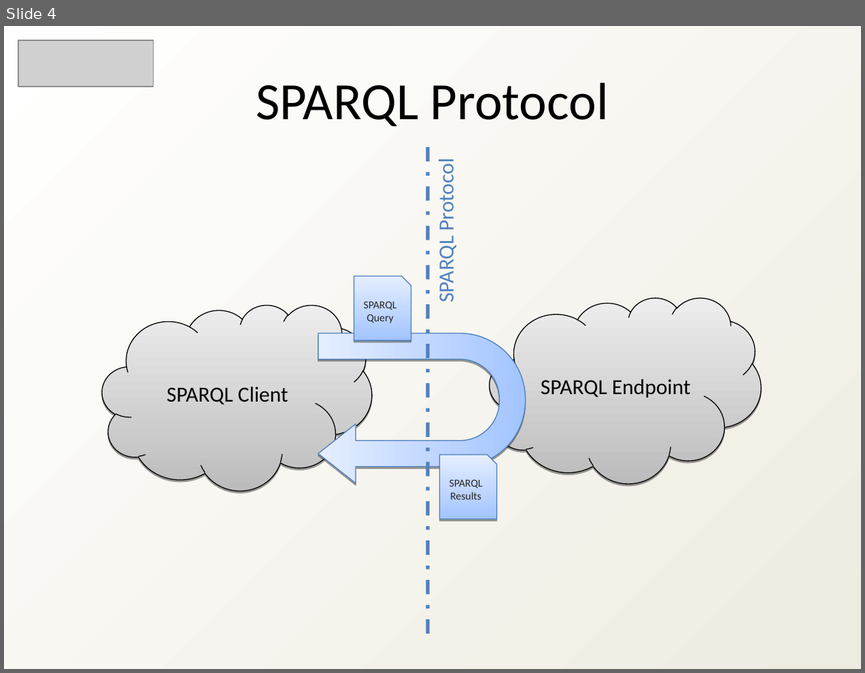
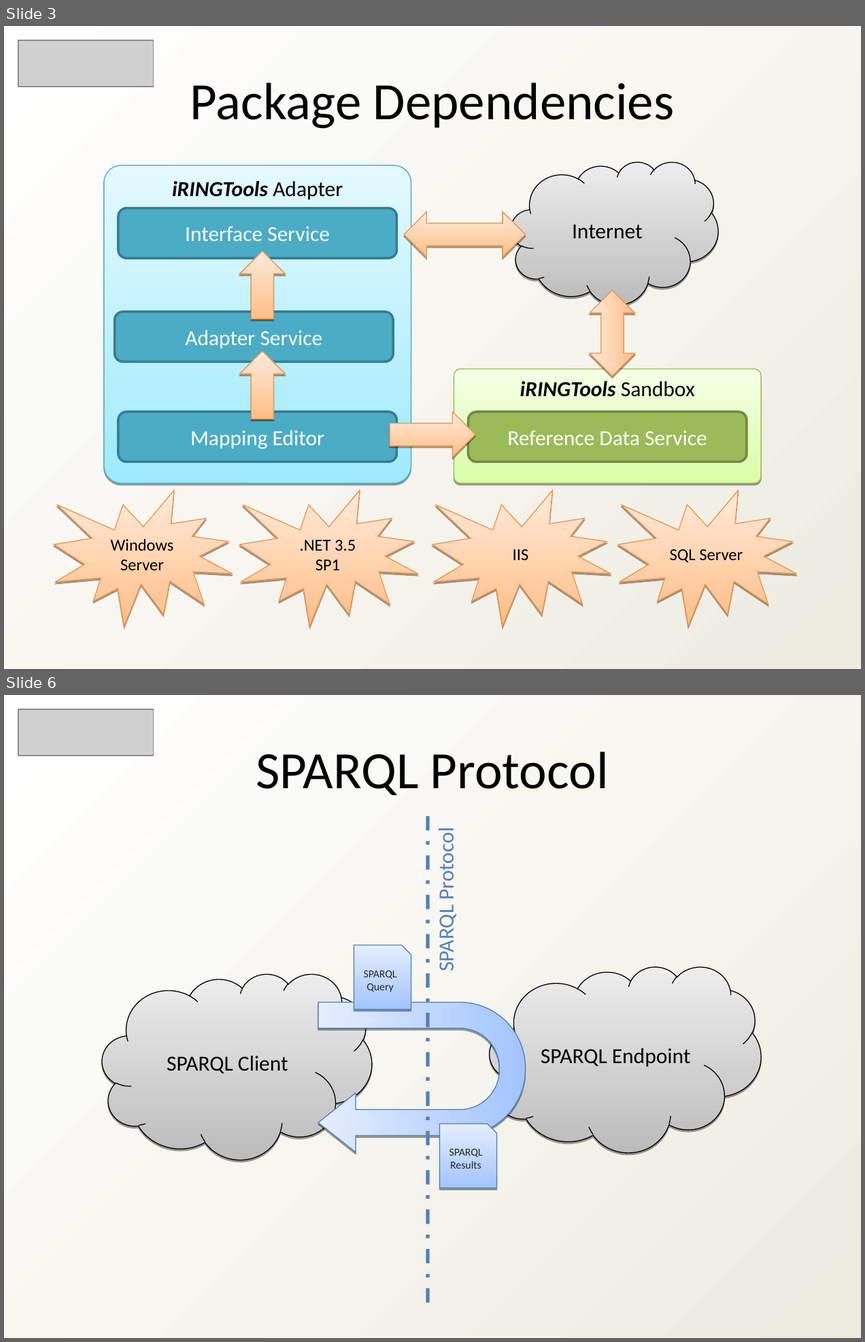
Before and after one commit to heyena/iring-tools, a slide deck: trunk/Documentation/iRINGTools_SDK_Overview_v1_2_1.ppt. Shown one above the other, each under a label of ours: slide 4 before the commit, slides 3 and 6 after it; the slides between them are not shown. The pictures are 865x673 and 865x1342 pixels, drawn with LibreOffice and Linux fonts; fonts in the diff are those of the drawing; grey boxes stand for pictures. Boxes give left, top, right and bottom in pixels: in the first picture for what was removed or moved away, otherwise in the second. Text is boxed around its words. In the diff, an @@ line names an element or a change of style, - is before the commit and + after.

```diff
--- a/trunk/Documentation/iRINGTools_SDK_Overview_v1_2_1.ppt
+++ b/trunk/Documentation/iRINGTools_SDK_Overview_v1_2_1.ppt
@@ slide 3 added at [4, 26, 861, 669], background gradient #FFFFFF to #EEECE1 @@
@@ picture added at [18, 40, 154, 87] @@
@@ text added at [190, 82, 674, 129], 44 pt, text #000000 @@
+Package Dependencies
@@ freeform shape added at [511, 161, 719, 305], fill gradient #BCBCBC to #EDEDED, outline #000000 0.74 pt, 18 pt, text #000000 @@
+Internet
@@ left right arrow added at [404, 212, 526, 257], fill gradient #FFBE86 to #FFEBDB, outline #F69240 0.74 pt @@
@@ left right arrow added at [589, 291, 635, 376], fill gradient #FFBE86 to #FFEBDB, outline #F69240 0.74 pt @@
@@ group added at [104, 165, 761, 484]: 5 rounded rectangles, 2 up arrows, 1 freeform shape @@
+iRINGTools Sandbox
+Reference Data Service
+iRINGTools Adapter
+Interface Service
+Mapping Editor
+Adapter Service
@@ right arrow added at [390, 412, 475, 457], fill gradient #FFBE86 to #FFEBDB, outline #F69240 0.74 pt @@
@@ irregular seal added at [54, 490, 232, 626], fill gradient #FFBE86 to #FFEBDB, outline #F69240 0.74 pt, 14 pt, text #000000 @@
+Windows Server
@@ irregular seal added at [239, 490, 418, 626], fill gradient #FFBE86 to #FFEBDB, outline #F69240 0.74 pt, 14 pt, text #000000 @@
+.NET 3.5 SP1
@@ irregular seal added at [432, 490, 611, 626], fill gradient #FFBE86 to #FFEBDB, outline #F69240 0.74 pt, 14 pt, text #000000 @@
+IIS
@@ irregular seal added at [618, 490, 797, 626], fill gradient #FFBE86 to #FFEBDB, outline #F69240 0.74 pt, 14 pt, text #000000 @@
+SQL Server
@@ what was slide 4 is now slide 6 @@
```
Also in this commit, not shown: 6 slides changed, 2 other slides added, 4 slides removed.
